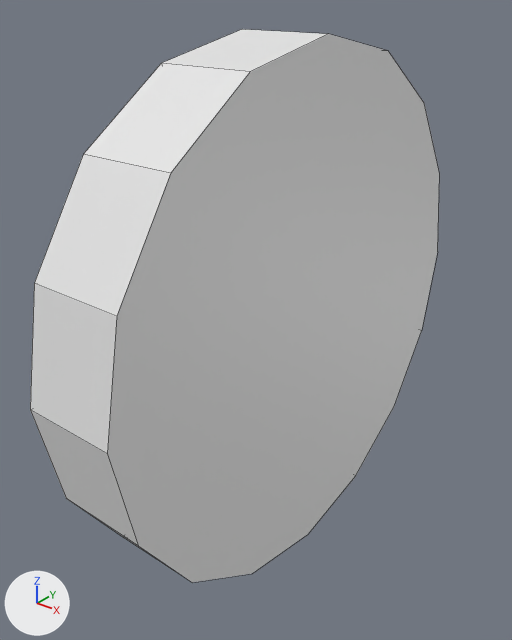
Before and after pictures for a commit that changed the Blender file CarGL.V2.2 (Shaders)/modelos/blends/wheels.blend.
One viewpoint serves both versions: a 50 mm lens placed at (0.441, -0.557, 0.328), pointed at (0.018, -0.029, 0.0). The lights are fixed; the arrows at lower left show +X, +Y and +Z. Mesh edges are drawn as thin lines.

The older version as bpy lines, for what is in view:
```python
me_plane_002 = bpy.data.meshes.new('Plane.002')
me_plane_002.from_pydata(...)  # 112 vertices, 98 faces; spans x -0.022..0.076, y -0.282..0.282, z -0.282..0.282
ob_coche_001 = bpy.data.objects.new('coche.001', me_plane_002)
ob_coche_001.location = (0.0, 0.0, 0.0)
```
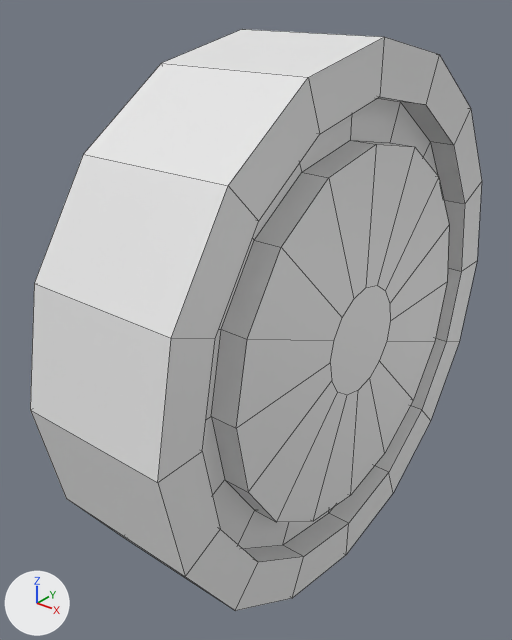
The newer file is also turned or shifted as a whole; pictures and numbers use the older file's frame.

Pixel boxes (x1, y1, x2, y2) of what changed, in the pictures (512 x 640 px):
'coche.001', reshaped (10% wider): before (30, 29, 439, 582); after (30, 29, 482, 611)

The change, as a list of edits to the scene's bpy script:
```text
Change me_plane_002:
    used by ob_coche_001; location = (0.0, 0.0, 0.0)
    remove me_plane_002.from_pydata(...)  # 112 vertices, 98 faces; spans x -0.022..0.076, y -0.282..0.282, z -0.282..0.282
    add me_plane_002.from_pydata(...)  # 192 vertices, 178 faces; spans x -0.022..0.13, y -0.282..0.282, z -0.282..0.282
    me_plane_002 part 1
    16 vertices are removed from x 0.076, y -0.282..0.282, z -0.282..0.282
    17 faces are deleted
    48 vertices are added at x 0.103..0.13, y -0.235..0.235, z -0.235..0.235
    16 new vertices lie (0.152, 0.0, 0.0) away from vertices in x -0.022, y -0.282..0.282, z -0.282..0.282
    32 new vertices lie (0.027, 0.0, 0.0) away from vertices in x 0.103, y -0.235..0.235, z -0.235..0.235
    97 new faces join them
```
